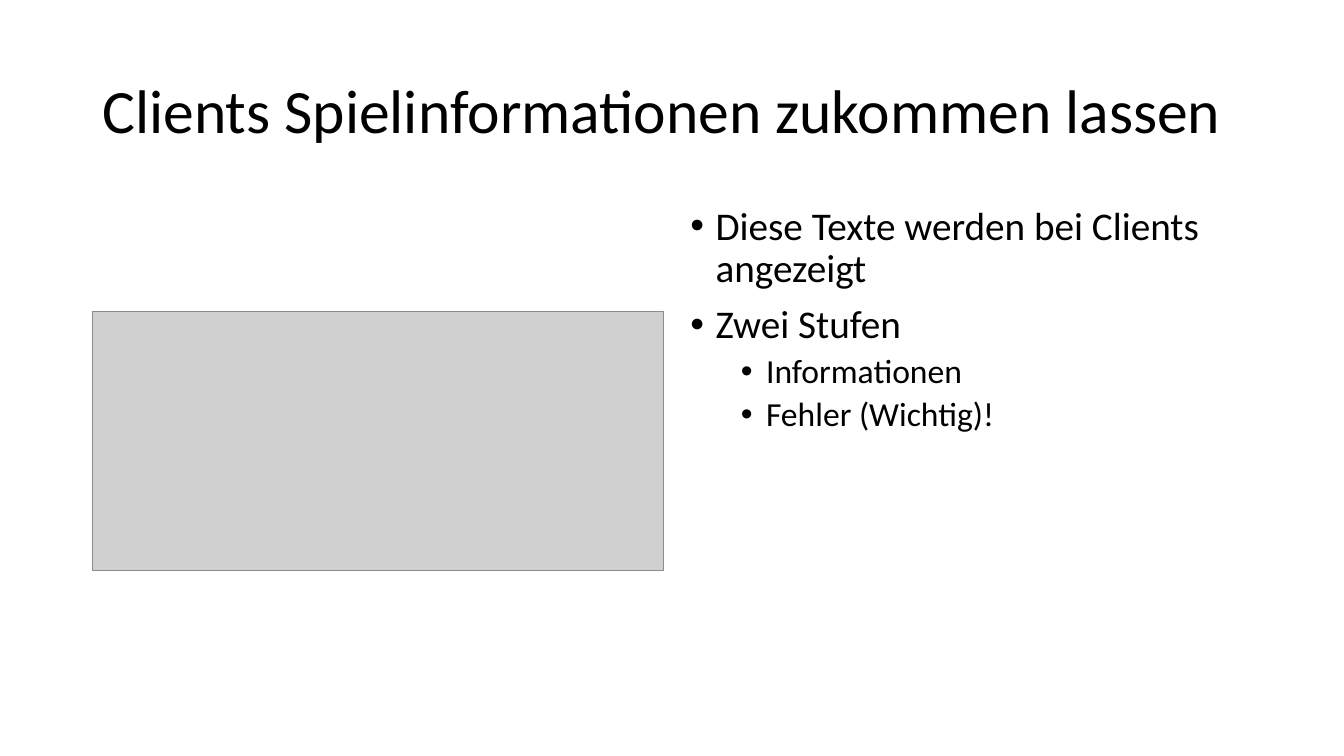
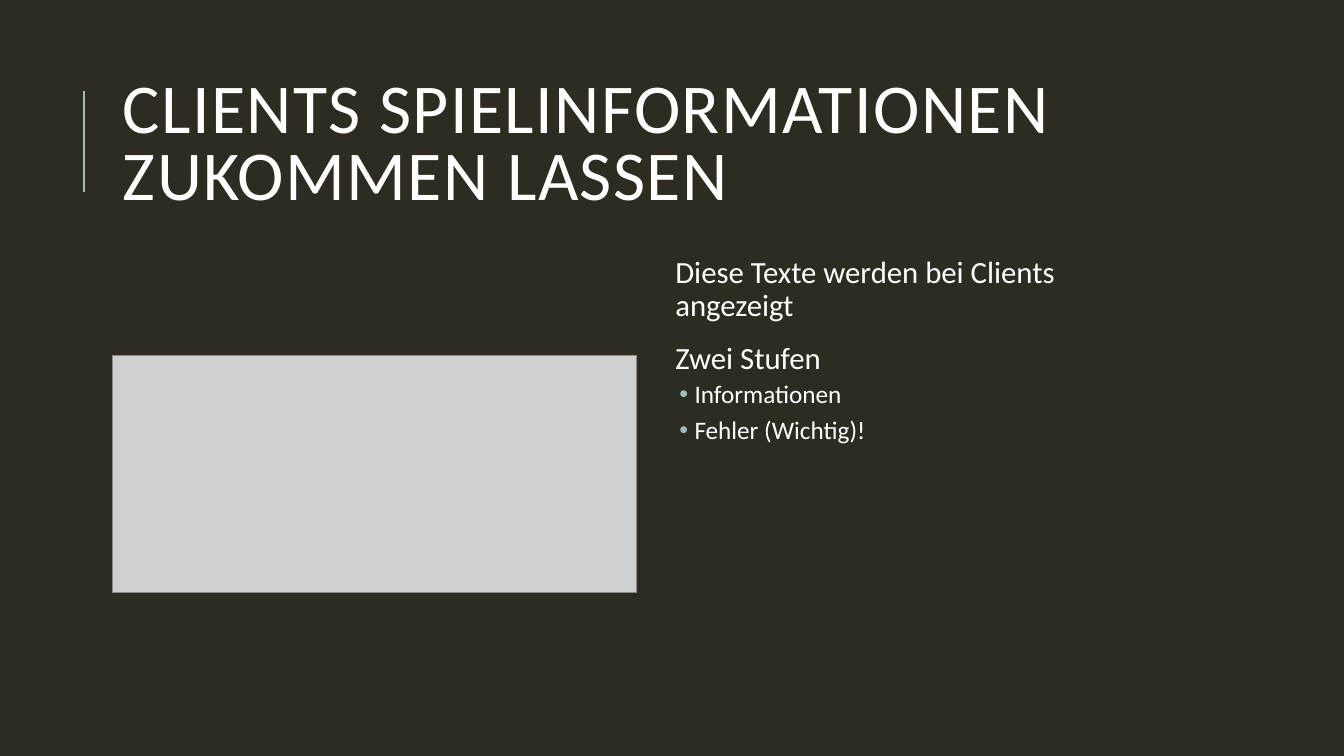
Before and after one commit to Toixinhell/Versteckies, a slide deck: slide 14 of Fangies.pptx. Drawn at 1344x756 pixels with LibreOffice and Linux fonts; fonts in the diff are those of the drawing; grey boxes stand for pictures. Boxes give left, top, right and bottom in pixels: in the first picture for what was removed or moved away, otherwise in the second. Text is boxed around its words. In the diff, an @@ line names an element or a change of style, - is before the commit and + after.

Commit message:
nice layout?

```diff
--- a/Fangies.pptx
+++ b/Fangies.pptx
@@ background #FFFFFF to #2E2B21 @@
@@ title at bbox=[123, 87, 1048, 201]: text changed; size 44 to 50 pt; text colour #000000 to #FFFFFF @@
-Clients Spielinformationen zukommen lassen
+CLIENTS SPIELINFORMATIONEN ZUKOMMEN LASSEN
@@ line added from (84, 192) to (84, 91), #9CBEBD 1.5 pt @@
@@ text "Diese Texte werden bei Clients ...": place and size @@
-text "Diese Texte werden bei Clients ..." at bbox=[716, 212, 1199, 432]
+text "Diese Texte werden bei Clients ..." at bbox=[675, 261, 1055, 444]
@@ text "Diese Texte werden bei Clients ..." at bbox=[675, 261, 1055, 444]: size 28 to 22 pt in "Diese Texte werden bei Clients angezeigt", "Zwei Stufen"; text colour #000000 to #FFFFFF; size 24 to 18 pt in "Informationen", "Fehler (Wichtig)!"; bullet • to  ; more space between paragraphs; indent changed @@
@@ picture: place and size @@
-picture at bbox=[93, 312, 664, 570]
+picture at bbox=[113, 355, 637, 592]
```
Also in this commit, not shown: 15 other slides changed.
